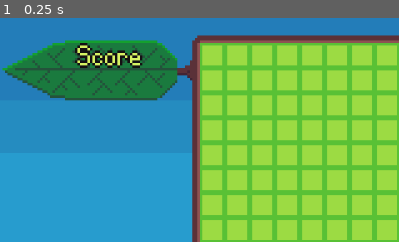
Above: before the commit, frame 1.
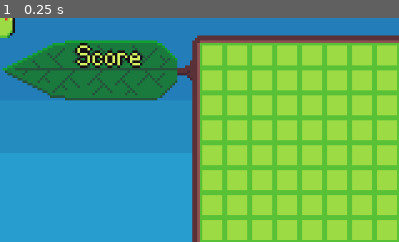
Above: after the commit, the same moment.

Repository: bdunko/Pellet
Game: Godot game, scene res://main.tscn
Two runs of this game, one before a commit and one after it. Both use one fixed random seed, a clock stepped at 60 frames per second and the inputs below.
Inputs:
- Up to frame 1 (0.25 s): no input
The pictures show only the part of the screen within x 0-50%, y 0-50%; the shares and areas given below are measured in that part.

The runs differ from the first frame. In frame 1, 0.3% of the frame differs, in the area x 0-4%, y 0-9%.

Commit message:
Moved to global, snek head

Diff:
--- /dev/null
+++ b/global.gd
@@ -0,0 +1,29 @@
+extends Node
+
+const GRID_OFFSET := Vector2(80, 10)
+const CELL_SIZE := Vector2(10, 10)
+const GRID_SIZE := Vector2(16, 16)
+const MAX_PELLETS := 5
+
+func to_grid_index(pos: Vector2) -> Vector2:
+	pos -= GRID_OFFSET
+	var x = int(pos.x / CELL_SIZE.x)
+	var y = int(pos.y / CELL_SIZE.y)
+
+	# $HACK$
+	if pos.x < 0:
+		x = -1
+	if pos.y < 0:
+		y = -1
+
+	return Vector2(x, y)
+
+func to_global_position(grid_index: Vector2) -> Vector2:
+	var pos = grid_index * 10
+	pos += GRID_OFFSET
+	pos += CELL_SIZE/2
+	return pos
+
+func is_in_grid(pos: Vector2) -> bool:
+	var indices := Global.to_grid_index(pos)
+	return indices.x >= 0 and indices.y >= 0 and indices.x < GRID_SIZE.x and indices.y < GRID_SIZE.y
--- a/main.gd
+++ b/main.gd
@@ -1,55 +1,27 @@
 extends Node2D
-
-const GRID_OFFSET := Vector2(80, 10)
-const CELL_SIZE := Vector2(10, 10)
-const GRID_SIZE := Vector2(16, 16)
-const MAX_PELLETS := 5
 
 func _ready():
 	$PelletPreview.visible = false
 
-func _to_grid_index(pos: Vector2) -> Vector2:
-	pos -= GRID_OFFSET
-	var x = int(pos.x / CELL_SIZE.x)
-	var y = int(pos.y / CELL_SIZE.y)
-
-	# $HACK$
-	if pos.x < 0:
-		x = -1
-	if pos.y < 0:
-		y = -1
-
-	return Vector2(x, y)
-
-func _to_position(grid_index: Vector2) -> Vector2:
-	var pos = grid_index * 10
-	pos += GRID_OFFSET
-	pos += CELL_SIZE/2
-	return pos
-
-func _is_in_grid(pos: Vector2) -> bool:
-	var indices := _to_grid_index(pos)
-	return indices.x >= 0 and indices.y >= 0 and indices.x < GRID_SIZE.x and indices.y < GRID_SIZE.y
-
 func _input(event):
 	if event is InputEventMouseMotion:
-		var grid_index = _to_grid_index(event.position)
-		var pos = _to_position(grid_index)
-		if _is_in_grid(event.position) and $Pellets.get_child_count() < MAX_PELLETS:
+		var grid_index = Global.to_grid_index(event.position)
+		var pos = Global.to_global_position(grid_index)
+		if Global.is_in_grid(event.position) and $Pellets.get_child_count() < Global.MAX_PELLETS:
 			$PelletPreview.position = pos
 			$PelletPreview.visible = true
 		else:
 			$PelletPreview.visible = false
 	elif event is InputEventMouseButton:
-		var grid_index = _to_grid_index(event.position)
-		var pos = _to_position(grid_index)
-		if _is_in_grid(event.position):
+		var grid_index = Global.to_grid_index(event.position)
+		var pos = Global.to_global_position(grid_index)
+		if Global.is_in_grid(event.position):
 			var empty := true
 			for child in $Pellets.get_children():
 				if child.position == pos:
 					empty = false
 					break
-			if empty == true and $Pellets.get_child_count() < MAX_PELLETS:
+			if empty == true and $Pellets.get_child_count() < Global.MAX_PELLETS:
 				var new_pellet = load("res://pellet.tscn").instantiate()
 				new_pellet.position = pos
 				$Pellets.add_child(new_pellet)
--- a/main.tscn
+++ b/main.tscn
@@ -6,6 +6,7 @@
 [ext_resource type="Texture2D" uid="uid://covc5ai74la8j" path="res://assets/text/score.png" id="3_pc4lv"]
 [ext_resource type="Texture2D" uid="uid://fdooebg583my" path="res://assets/grid.png" id="3_q3otb"]
 [ext_resource type="Texture2D" uid="uid://bnghun6vkgf5v" path="res://assets/pellet.png" id="6_b0t2h"]
+[ext_resource type="PackedScene" uid="uid://de227doiyv2qb" path="res://snake.tscn" id="7_ertux"]
 
 [node name="Main" type="Node2D"]
 script = ExtResource("1_eks3d")
@@ -33,3 +34,5 @@
 texture = ExtResource("6_b0t2h")
 
 [node name="Pellets" type="Node" parent="."]
+
+[node name="Snake" parent="." instance=ExtResource("7_ertux")]
--- a/project.godot
+++ b/project.godot
@@ -14,6 +14,10 @@
 run/main_scene="res://main.tscn"
 config/features=PackedStringArray("4.0", "Forward Plus")
 config/icon="res://icon.svg"
+
+[autoload]
+
+Global="*res://global.gd"
 
 [display]
 
--- /dev/null
+++ b/snake.tscn
@@ -0,0 +1,17 @@
+[gd_scene load_steps=3 format=3 uid="uid://de227doiyv2qb"]
+
+[ext_resource type="Texture2D" uid="uid://cwmp46lg2daay" path="res://assets/snake_head.png" id="1_1n7ny"]
+
+[sub_resource type="CapsuleShape2D" id="CapsuleShape2D_x1c0t"]
+radius = 7.0
+height = 18.0
+
+[node name="Snake" type="Node2D"]
+
+[node name="HeadSprite" type="Sprite2D" parent="."]
+texture = ExtResource("1_1n7ny")
+
+[node name="HeadHitbox" type="Area2D" parent="."]
+
+[node name="Shape" type="CollisionShape2D" parent="HeadHitbox"]
+shape = SubResource("CapsuleShape2D_x1c0t")
Not shown: 1 places in main.tscn that only renumber resources
